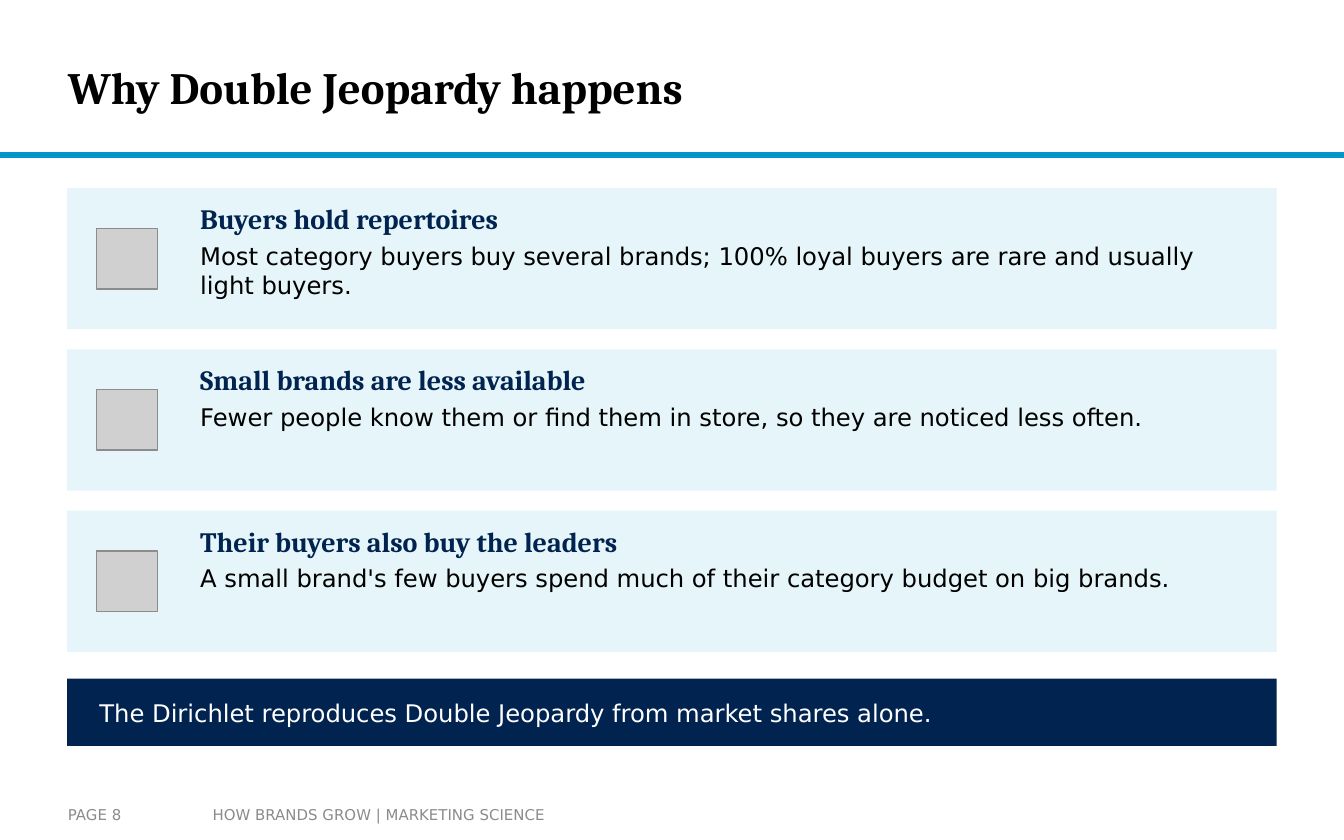
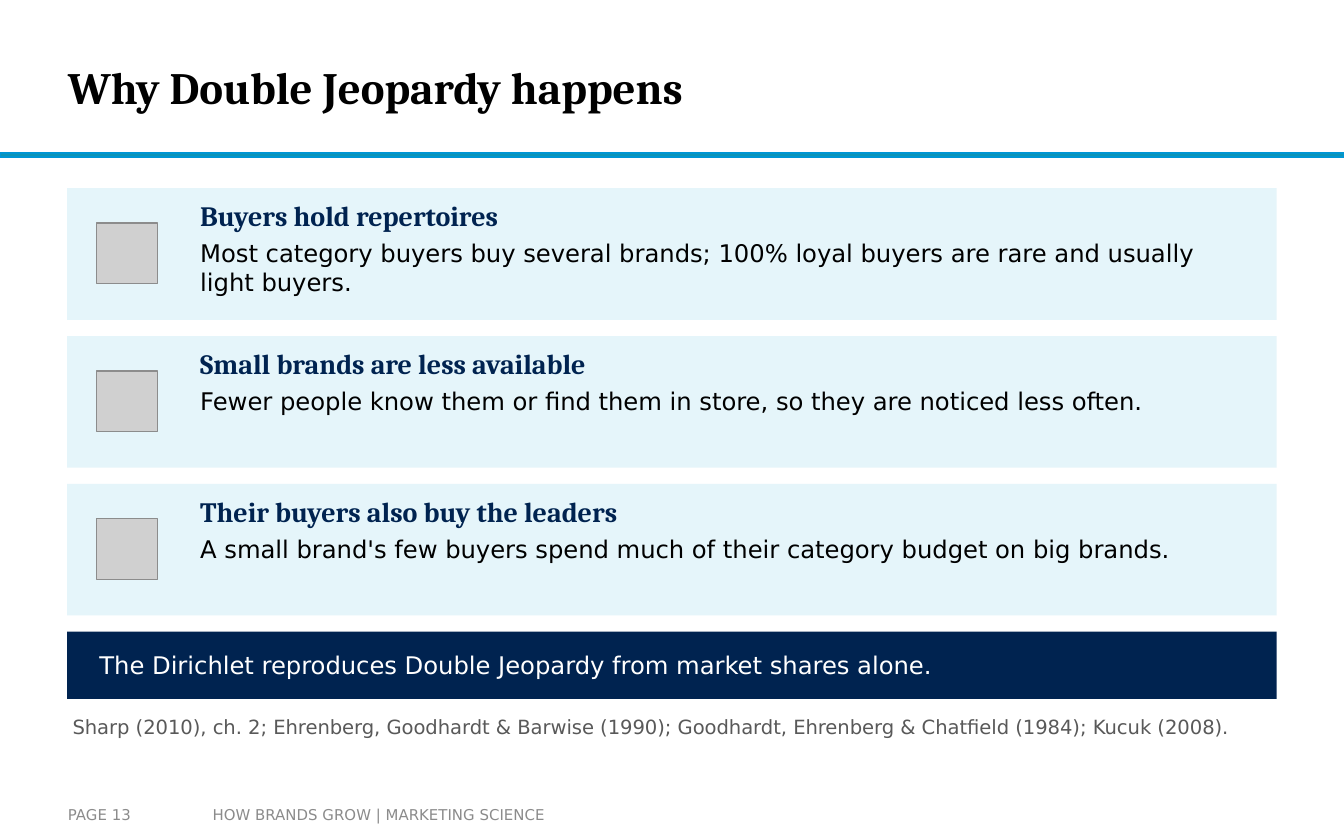
Before and after one commit to arnefloh-wu/international-marketing-analytics-teaching, a slide deck: slide 13 of slides/how-brands-grow_double-jeopardy-and-distinctiveness_WT26-27.pptx (slide 8 before the commit). Drawn at 1344x840 pixels with LibreOffice and Linux fonts; fonts in the diff are those of the drawing; grey boxes stand for pictures; background and template pictures are left out. Boxes give left, top, right and bottom in pixels: in the first picture for what was removed or moved away, otherwise in the second. Text is boxed around its words. In the diff, an @@ line names an element or a change of style, - is before the commit and + after.

```diff
--- a/slides/how-brands-grow_double-jeopardy-and-distinctiveness_WT26-27.pptx
+++ b/slides/how-brands-grow_double-jeopardy-and-distinctiveness_WT26-27.pptx
@@ rectangle resized from (x1=67, y1=188, x2=1277, y2=329) to (x1=67, y1=188, x2=1277, y2=320) @@
@@ picture moved from (x1=97, y1=228, x2=157, y2=289) to (x1=97, y1=223, x2=157, y2=284) @@
@@ rectangle resized from (x1=67, y1=349, x2=1277, y2=491) to (x1=67, y1=336, x2=1277, y2=468) @@
@@ text "Small brands are less available" moved from (x1=200, y1=370, x2=1142, y2=431) to (x1=200, y1=354, x2=1142, y2=415) @@
@@ picture moved from (x1=97, y1=390, x2=157, y2=450) to (x1=97, y1=371, x2=157, y2=431) @@
@@ rectangle resized from (x1=67, y1=511, x2=1277, y2=652) to (x1=67, y1=484, x2=1277, y2=616) @@
@@ text "Their buyers also buy the ..." moved from (x1=200, y1=532, x2=1169, y2=592) to (x1=200, y1=502, x2=1169, y2=563) @@
@@ picture moved from (x1=97, y1=551, x2=157, y2=612) to (x1=97, y1=519, x2=157, y2=579) @@
@@ rectangle moved from (x1=67, y1=679, x2=1277, y2=746) to (x1=67, y1=632, x2=1277, y2=699) @@
@@ text "The Dirichlet reproduces Double Jeopardy ..." moved from (x1=99, y1=703, x2=931, y2=727) to (x1=99, y1=655, x2=931, y2=679) @@
@@ text added at (x1=73, y1=719, x2=1228, y2=738), 10.5 pt, text #595959 @@
+Sharp (2010), ch. 2; Ehrenberg, Goodhardt & Barwise (1990); Goodhardt, Ehrenberg & Chatfield (1984); Kucuk (2008).
@@ page number at (x1=68, y1=809, x2=131, y2=820): text changed @@
-PAGE 8
+PAGE 13
```
Also in this commit, not shown: 11 other slides changed, 9 slides added, 1 slide removed, 2 other files.
